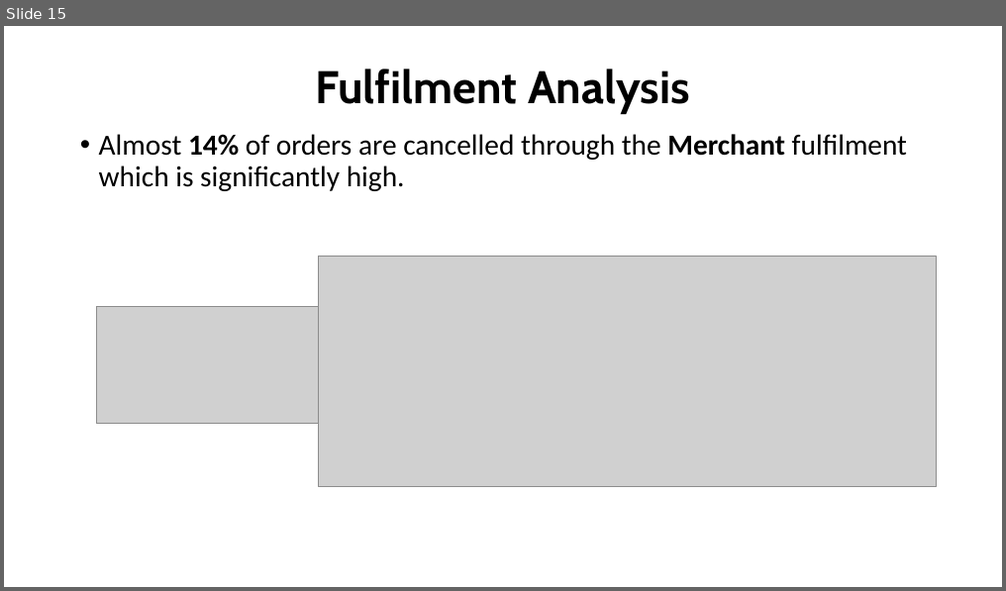
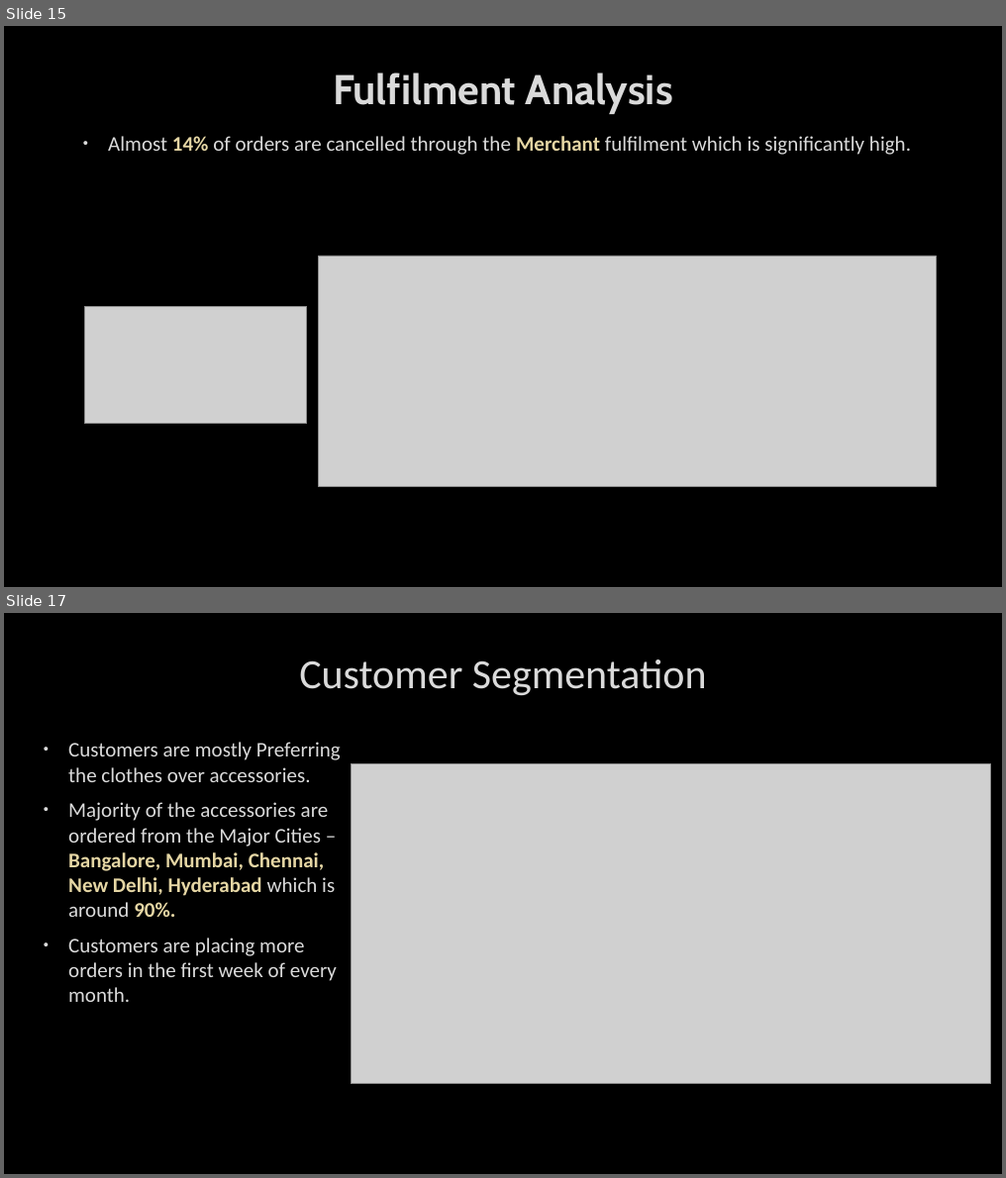
Before and after one commit to saikrishnatandasi/amazon-innobyte, a slide deck: Amazon Sales Analysis.pptx. Shown one above the other, each under a label of ours: slide 15 before the commit, slides 15 and 17 after it; the slides between them are not shown. The pictures are 1006x591 and 1006x1178 pixels, drawn with LibreOffice and Linux fonts; fonts in the diff are those of the drawing; grey boxes stand for pictures; background and template pictures are left out. Boxes give left, top, right and bottom in pixels: in the first picture for what was removed or moved away, otherwise in the second. Text is boxed around its words. In the diff, an @@ line names an element or a change of style, - is before the commit and + after.

Commit message:
completed customer segmentation

```diff
--- a/Amazon Sales Analysis.pptx
+++ b/Amazon Sales Analysis.pptx
@@ slide 17 added at box(4, 613, 1002, 1174), background picture (left out) @@
@@ title added at box(299, 660, 707, 696), 40 pt, text #DADADA @@
+Customer Segmentation
@@ text added at box(68, 742, 341, 1002), 20 pt, text #DADADA @@
+• Customers are mostly Preferring the clothes over accessories.
+• Majority of the accessories are ordered from the Major Cities – Bangalore, Mumbai, Chennai, New Delhi, Hyderabad which is around 90%.
+• Customers are placing more orders in the first week of every month.
@@ picture added at box(351, 764, 991, 1084) @@
@@ slide 15 changed as well @@
@@ background #FFFFFF to picture (left out) @@
@@ title "Fulfilment Analysis" at box(333, 73, 673, 114): size 44 to 40 pt, text colour #000000 to #DADADA, letter outline none to #404040 0.75 pt; line spacing 0.9 to 1 @@
@@ text "Almost 14% of orders are ..." at box(108, 136, 911, 155): size 28 to 20 pt, letter outline none to #404040 0.75 pt; text colour #000000 to #DADADA in "Almost of orders are cancelled through the ..."; text colour #000000 to #E5D6A4 in "14% Merchant"; indent changed; line spacing 0.9 to 1 @@
@@ picture: place and size @@
-picture at box(96, 307, 319, 424)
+picture at box(84, 307, 307, 424)
```
Also in this commit, not shown: 15 other slides changed, 1 other slide added, 1 other file.
